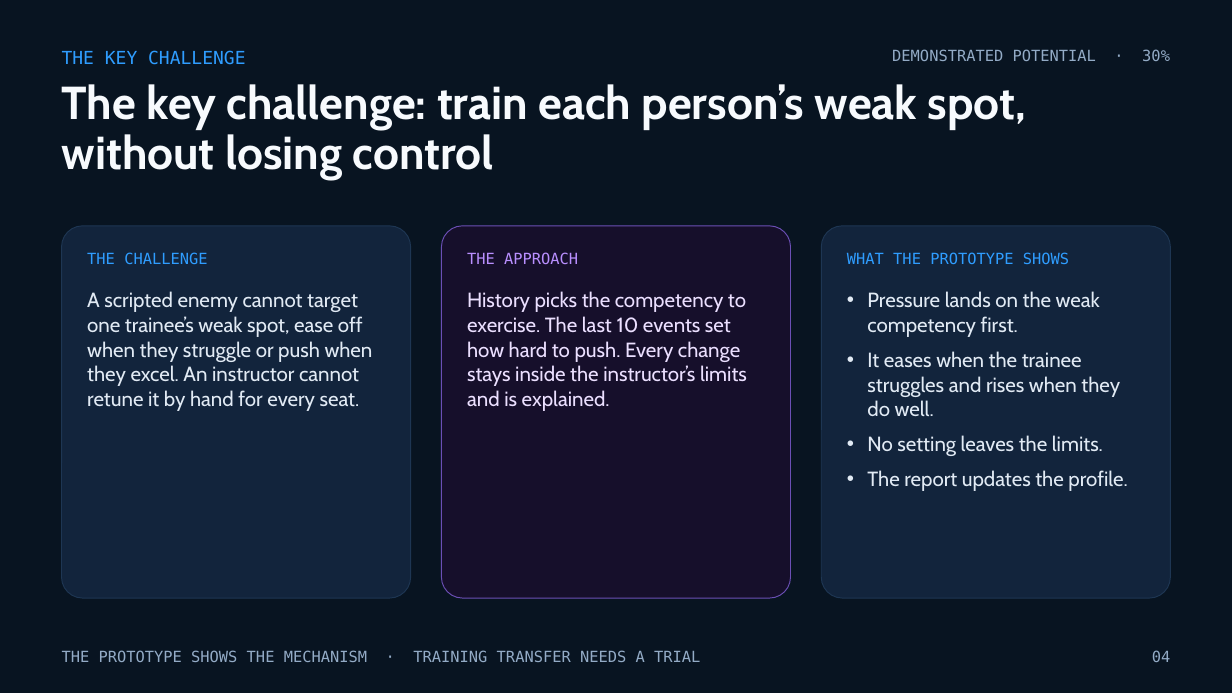
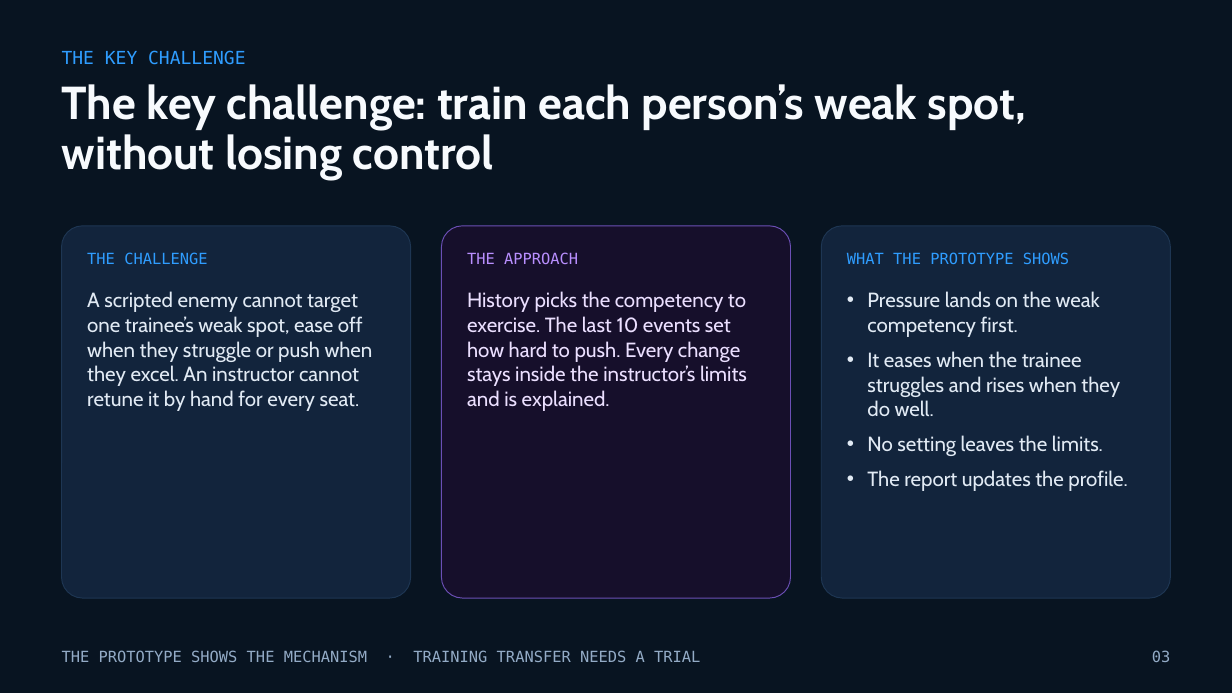
Before and after one commit to buttception/T-S_Hackathon26, a slide deck: slide 3 of cgf-demo/docs/pitch/Adaptive-CGF-Trainer.pptx (slide 4 before the commit). Drawn at 1232x693 pixels with LibreOffice and Linux fonts; fonts in the diff are those of the drawing. Boxes give left, top, right and bottom in pixels: in the first picture for what was removed or moved away, otherwise in the second. Text is boxed around its words. In the diff, an @@ line names an element or a change of style, - is before the commit and + after.

```diff
--- a/cgf-demo/docs/pitch/Adaptive-CGF-Trainer.pptx
+++ b/cgf-demo/docs/pitch/Adaptive-CGF-Trainer.pptx
@@ text removed at <box>892,49,1170,61</box> @@
-DEMONSTRATED POTENTIAL · 30%
@@ text at <box>1152,650,1170,662</box>: text changed @@
-04
+03
```
Also in this commit, not shown: 13 other slides changed, 1 slide removed, 2 other files.
